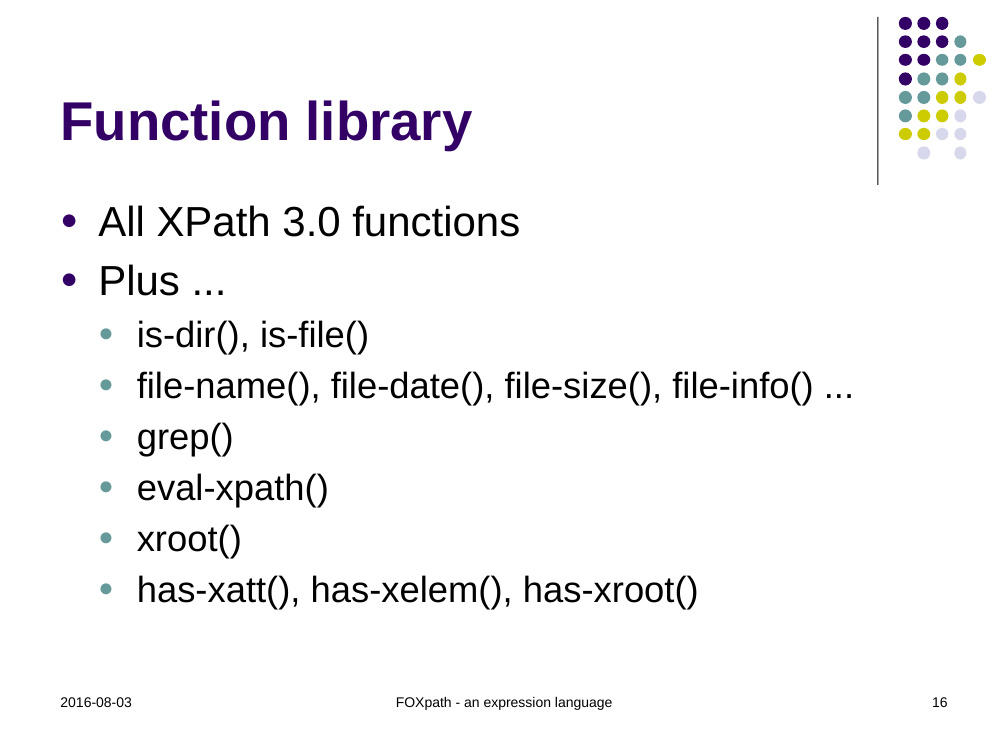
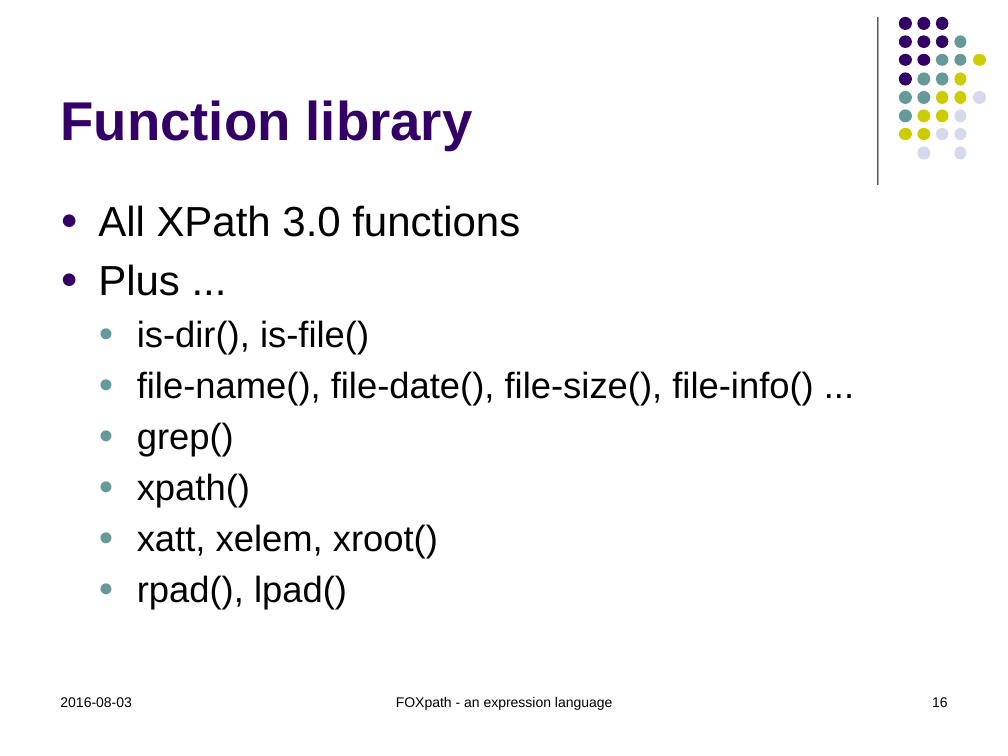
Before and after one commit to hrennau/foxpath, a slide deck: slide 16 of doc/foxpath.pptx. Drawn at 1008x756 pixels with LibreOffice and Linux fonts; fonts in the diff are those of the drawing. Boxes give left, top, right and bottom in pixels: in the first picture for what was removed or moved away, otherwise in the second. Text is boxed around its words. In the diff, an @@ line names an element or a change of style, - is before the commit and + after.

```diff
--- a/doc/foxpath.pptx
+++ b/doc/foxpath.pptx
@@ text at (137,473,438,609): text changed @@
-  ● eval-xpath()
-  ● xroot()
-  ● has-xatt(), has-xelem(), has-xroot()
+  ● xpath()
+  ● xatt, xelem, xroot()
+  ● rpad(), lpad()
```
Also in this commit, not shown: 6 other slides changed, 2 slides added, 1 slide removed, 2 other files.
